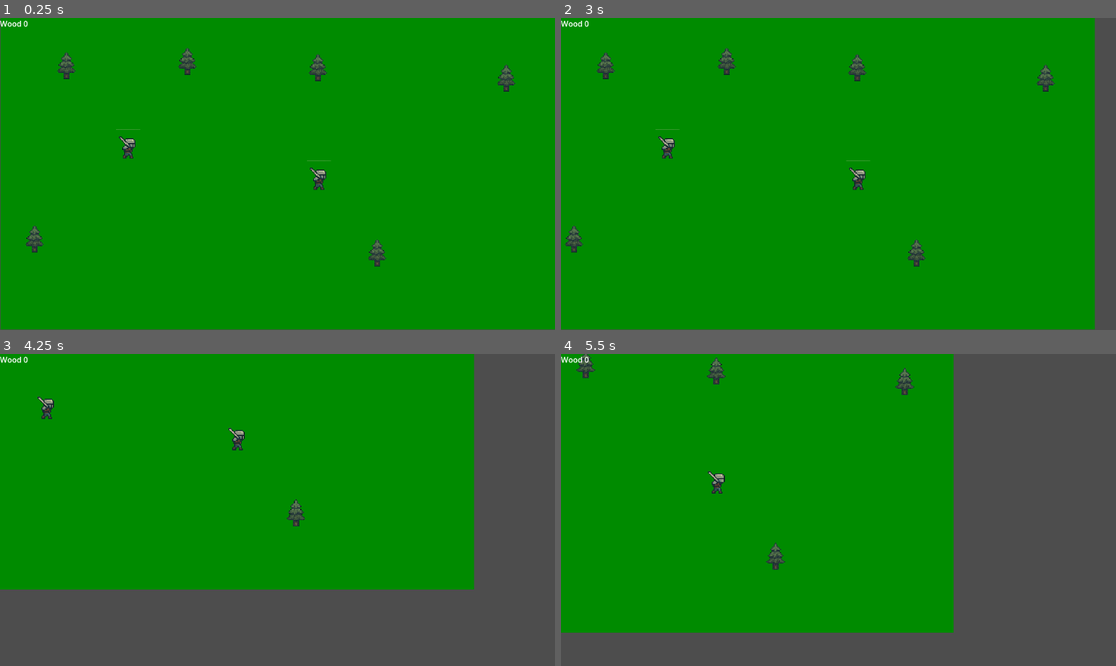
Above: before the commit, frames 1-4 (two rows, left to right).
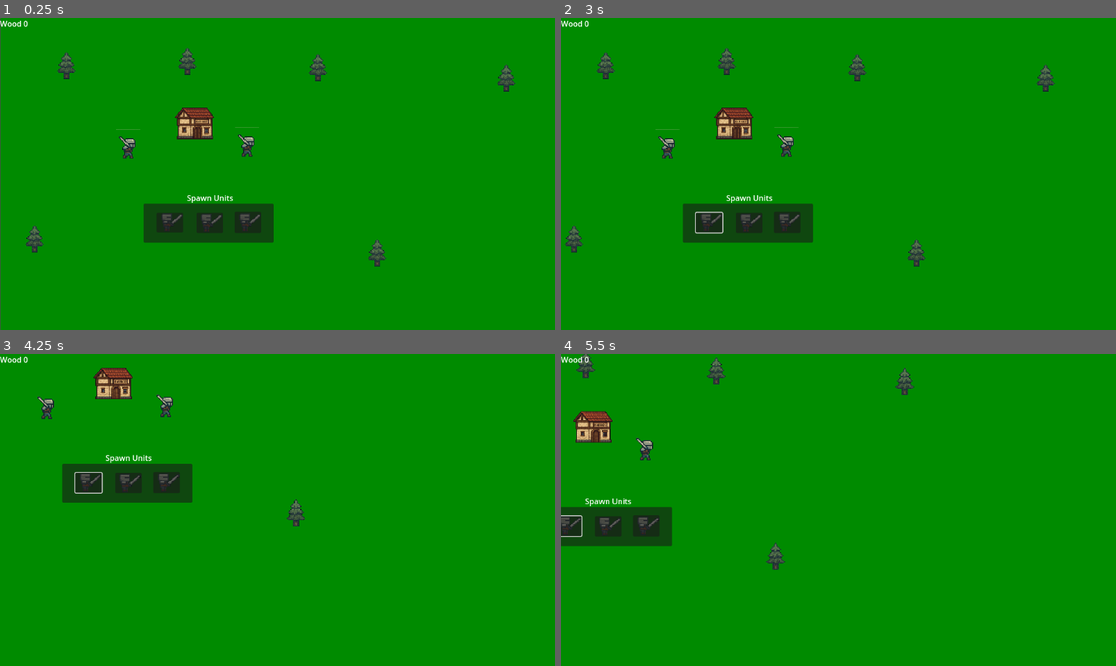
Above: after the commit, the same moments.

Repository: vili-00/rts-peli
Game: Godot game, scene res://world.tscn
The game is run twice, just before and just after one commit, with the same random seed, the same clock (stepped at 60 frames per second) and the same inputs.
Inputs (mouse positions are in pixels of both pictures, inside the frame that each line leads up to):
- Up to frame 1 (0.25 s): no input
- Up to frame 2 (3 s): click (810, 223) at 0.52 s; click (771, 223) at 1.27 s; click (733, 223) at 2.02 s; tap Enter at 2.75 s; move the mouse to (877, 180) at 2.77 s; hold Right (Ui_Right) from 2.78 s (still down); click (877, 180) at 2.85 s
- Up to frame 3 (4.25 s): move the mouse to (49, 485) at 3.52 s; release Right (Ui_Right) at 3.53 s; hold Down (Ui_Down) from 3.53 s (still down); right-click (49, 485) at 3.6 s
- Up to frame 4 (5.5 s): move the mouse to (894, 441) at 4.27 s; release Down (Ui_Down) at 4.28 s; hold Right (Ui_Right) 4.28-5.03 s; click (894, 441) at 4.35 s; move the mouse to (810, 572) at 5.02 s; hold Up (Ui_Up) from 5.03 s (still down); right-click (810, 572) at 5.1 s

The runs differ from the first frame. In frame 1, 4.2% of the frame differs, in the area x 0-100%, y 28-100%; in frame 2, 8.0%; in frame 3, 39%; in frame 4, 40%, in the area x 0-100%, y 0-100%.

Commit message:
rakennus, yksikköjen spawnaus menu

Diff:
--- /dev/null
+++ b/Global/spawn_menu.gd
@@ -0,0 +1,35 @@
+extends Node2D
+
+@onready var unit = preload("res://units/Unit.tscn")
+var buildingPosition = Vector2(100,100)
+
+# Called when the node enters the scene tree for the first time.
+func _ready() -> void:
+	pass # Replace with function body.
+
+
+# Called every frame. 'delta' is the elapsed time since the previous frame.
+func _process(delta: float) -> void:
+	pass
+
+
+func _on_button_pressed() -> void:
+	spawnUnit(unit, buildingPosition)
+
+
+func _on_button_3_pressed() -> void:
+	spawnUnit(unit, buildingPosition)
+
+
+func _on_button_4_pressed() -> void:
+	spawnUnit(unit, buildingPosition)
+
+
+func spawnUnit(unitType, position):
+	var pathToUnits = get_tree().get_root().get_node("World/Units")
+	var createdUnit = unitType.instantiate()
+	createdUnit.position = position
+
+	if(Game.wood > 0):
+		pathToUnits.add_child(createdUnit)
+		print("spawned")
--- /dev/null
+++ b/Global/spawn_menu.tscn
@@ -0,0 +1,58 @@
+[gd_scene load_steps=3 format=3 uid="uid://dspe8g1580nei"]
+
+[ext_resource type="Script" uid="uid://dnvivcdmioo3i" path="res://Global/spawn_menu.gd" id="1_foktu"]
+[ext_resource type="Texture2D" uid="uid://caexxtaupajll" path="res://assets/knight_standing.png" id="1_qxyj7"]
+
+[node name="SpawnMenu" type="Node2D"]
+script = ExtResource("1_foktu")
+
+[node name="Panel" type="Panel" parent="."]
+offset_right = 270.0
+offset_bottom = 81.0
+
+[node name="Label" type="Label" parent="."]
+offset_left = 90.0
+offset_top = -24.0
+offset_right = 187.0
+offset_bottom = -1.0
+text = "Spawn Units"
+
+[node name="Button" type="Button" parent="."]
+z_index = 10
+offset_left = 189.0
+offset_top = 17.0
+offset_right = 244.0
+offset_bottom = 61.0
+
+[node name="Sprite2D" type="Sprite2D" parent="."]
+position = Vector2(56, 38)
+scale = Vector2(0.06, 0.05)
+texture = ExtResource("1_qxyj7")
+
+[node name="Sprite2D2" type="Sprite2D" parent="."]
+position = Vector2(138, 39)
+scale = Vector2(0.06, 0.05)
+texture = ExtResource("1_qxyj7")
+
+[node name="Sprite2D3" type="Sprite2D" parent="."]
+position = Vector2(218, 38)
+scale = Vector2(0.06, 0.05)
+texture = ExtResource("1_qxyj7")
+
+[node name="Button3" type="Button" parent="."]
+z_index = 10
+offset_left = 110.0
+offset_top = 19.0
+offset_right = 165.0
+offset_bottom = 61.0
+
+[node name="Button4" type="Button" parent="."]
+z_index = 10
+offset_left = 27.0
+offset_top = 19.0
+offset_right = 82.0
+offset_bottom = 60.0
+
+[connection signal="pressed" from="Button" to="." method="_on_button_pressed"]
+[connection signal="pressed" from="Button3" to="." method="_on_button_3_pressed"]
+[connection signal="pressed" from="Button4" to="." method="_on_button_4_pressed"]
--- /dev/null
+++ b/buildings/barracks.gd
@@ -0,0 +1,20 @@
+extends StaticBody2D
+
+var mouseOvelap = false
+@onready var select = get_node("SelectionBox")
+var selection = false
+@export var selected = false
+@onready var box = get_node("Box")
+
+# Called when the node enters the scene tree for the first time.
+func _ready() -> void:
+	pass # Replace with function body.
+
+
+# Called every frame. 'delta' is the elapsed time since the previous frame.
+func _process(delta: float) -> void:
+	pass
+
+func set_selected(value):
+	box.visible = value
+	selected = value
--- /dev/null
+++ b/buildings/barracks.tscn
@@ -0,0 +1,36 @@
+[gd_scene load_steps=5 format=3 uid="uid://mfdd2eqywgno"]
+
+[ext_resource type="Script" uid="uid://oelem17y375q" path="res://buildings/barracks.gd" id="1_p1778"]
+[ext_resource type="Texture2D" uid="uid://7i2ll34lyh0u" path="res://assets/barracks.png" id="2_chnri"]
+
+[sub_resource type="RectangleShape2D" id="RectangleShape2D_htohi"]
+size = Vector2(75, 68)
+
+[sub_resource type="StyleBoxFlat" id="StyleBoxFlat_lvdn7"]
+bg_color = Color(0.0745098, 0.643137, 0.901961, 0)
+draw_center = false
+border_width_left = 5
+border_width_top = 5
+border_width_right = 5
+border_width_bottom = 5
+border_color = Color(0.258475, 0.888637, 1, 1)
+
+[node name="Barracks" type="StaticBody2D"]
+script = ExtResource("1_p1778")
+
+[node name="CollisionShape2D" type="CollisionShape2D" parent="."]
+position = Vector2(0.5, -34)
+shape = SubResource("RectangleShape2D_htohi")
+
+[node name="Sprite2D" type="Sprite2D" parent="."]
+position = Vector2(0, -35)
+scale = Vector2(0.1, 0.1)
+texture = ExtResource("2_chnri")
+
+[node name="SelectionBox" type="Panel" parent="."]
+visible = false
+offset_left = -44.0
+offset_top = -72.0
+offset_right = 45.0
+offset_bottom = 5.0
+theme_override_styles/panel = SubResource("StyleBoxFlat_lvdn7")
--- a/Unit.tscn
+++ b/units/Unit.tscn
@@ -1,6 +1,6 @@
 [gd_scene load_steps=17 format=3 uid="uid://cusm14sohg3t8"]
 
-[ext_resource type="Script" uid="uid://faho2l70wubr" path="res://unit.gd" id="1_ypl2c"]
+[ext_resource type="Script" uid="uid://faho2l70wubr" path="res://units/unit.gd" id="1_ypl2c"]
 [ext_resource type="Texture2D" uid="uid://blp7jplt0daea" path="res://assets/knight_walking.png" id="2_lqx2h"]
 [ext_resource type="Texture2D" uid="uid://bene7m7pqes0f" path="res://assets/knight_walking_2.png" id="3_lqx2h"]
 [ext_resource type="Texture2D" uid="uid://dccbg67a2necy" path="res://assets/knight_walking_4.png" id="4_lvdn7"]
--- a/unit.gd
+++ b/units/unit.gd
@@ -5,10 +5,11 @@
 @onready var box = get_node("Box")
 @onready var target = position
 var follow_cursor = false
-var speed = 50
+var speed = 70
 
 func _ready():
 	animated_sprite.play("walking_3")
+	add_to_group("units", true)
 
 func set_selected(value):
 	box.visible = value
--- a/world.gd
+++ b/world.gd
@@ -15,6 +15,7 @@
 	pass
 
 func _on_area_selected(object):
+	units = get_tree().get_nodes_in_group("units")
 	var start = object.start
 	var end = object.end
 	var area = []
--- a/world.tscn
+++ b/world.tscn
@@ -1,17 +1,19 @@
-[gd_scene load_steps=6 format=3 uid="uid://syitjs03vshp"]
+[gd_scene load_steps=8 format=3 uid="uid://syitjs03vshp"]
 
 [ext_resource type="Script" uid="uid://d0smpenwo77vp" path="res://UI/camera.gd" id="1_f3sb7"]
 [ext_resource type="Script" uid="uid://tqocc47qf28" path="res://world.gd" id="1_tlwt5"]
-[ext_resource type="PackedScene" uid="uid://cusm14sohg3t8" path="res://Unit.tscn" id="2_fj7yv"]
+[ext_resource type="PackedScene" uid="uid://cusm14sohg3t8" path="res://units/Unit.tscn" id="2_fj7yv"]
 [ext_resource type="PackedScene" uid="uid://cm521dvj54bqo" path="res://objects/tree.tscn" id="4_aqk2v"]
 [ext_resource type="PackedScene" uid="uid://dlcv6m5il8721" path="res://UI/ui.tscn" id="5_036b0"]
+[ext_resource type="PackedScene" uid="uid://mfdd2eqywgno" path="res://buildings/barracks.tscn" id="6_dwbse"]
+[ext_resource type="PackedScene" uid="uid://dspe8g1580nei" path="res://Global/spawn_menu.tscn" id="7_pkg7o"]
 
 [node name="World" type="Node2D"]
 script = ExtResource("1_tlwt5")
 
 [node name="ColorRect" type="ColorRect" parent="."]
-offset_right = 1152.0
-offset_bottom = 648.0
+offset_right = 3000.0
+offset_bottom = 2000.0
 color = Color(1.29953e-06, 0.545258, 9.62615e-08, 1)
 
 [node name="Camera" type="Camera2D" parent="."]
@@ -19,9 +21,10 @@
 script = ExtResource("1_f3sb7")
 
 [node name="Units" type="Node2D" parent="."]
+y_sort_enabled = true
 
 [node name="Unit" parent="Units" groups=["units"] instance=ExtResource("2_fj7yv")]
-position = Vector2(661, 358)
+position = Vector2(512, 289)
 
 [node name="Unit2" parent="Units" groups=["units"] instance=ExtResource("2_fj7yv")]
 position = Vector2(265, 293)
@@ -47,3 +50,12 @@
 position = Vector2(782, 516)
 
 [node name="UI" parent="." instance=ExtResource("5_036b0")]
+
+[node name="Buildings" type="Node2D" parent="."]
+y_sort_enabled = true
+
+[node name="Barracks" parent="Buildings" instance=ExtResource("6_dwbse")]
+position = Vector2(403, 253)
+
+[node name="SpawnMenu" parent="." instance=ExtResource("7_pkg7o")]
+position = Vector2(297, 387)
Not shown, added: Global/spawn_menu.gd.uid
Binary file added: assets/barracks.png
Not shown, added: assets/barracks.png.import
Binary file added: assets/castle.png
Not shown, added: assets/castle.png.import
Binary file added: assets/house.png
Not shown, added: assets/house.png.import
Binary file added: assets/ore.png
Not shown, added: assets/ore.png.import
Binary file added: assets/rock.png
Not shown, added: assets/rock.png.import
Binary file added: assets/watchtower.png
(and 4 more such lines)
